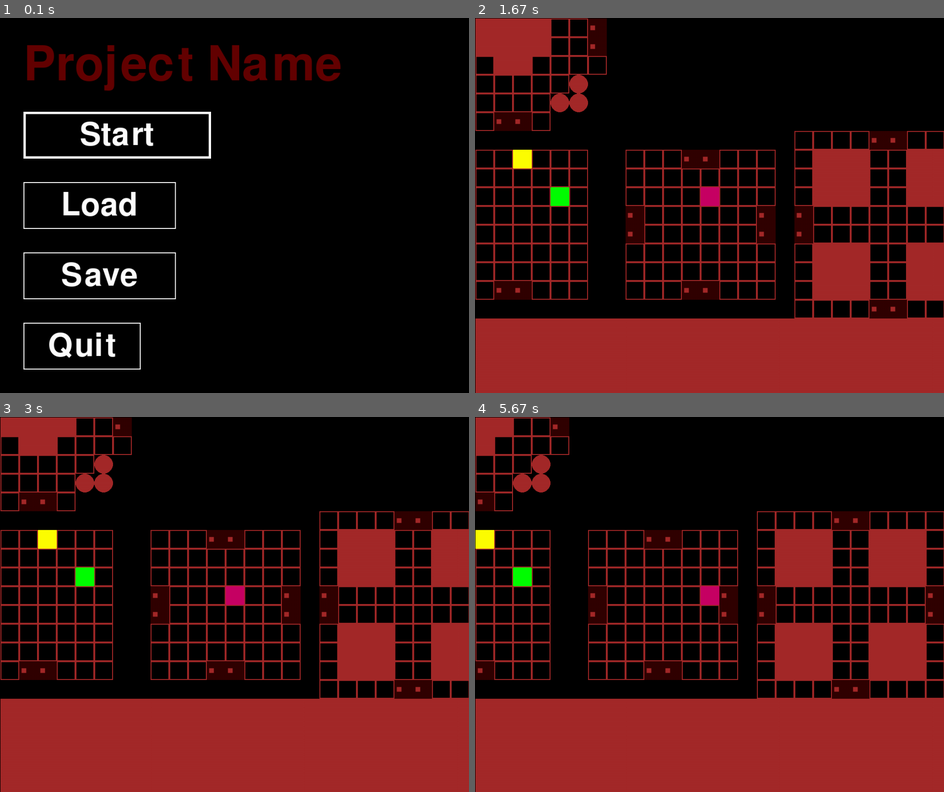
Above: before the commit, frames 1-4 (two rows, left to right).
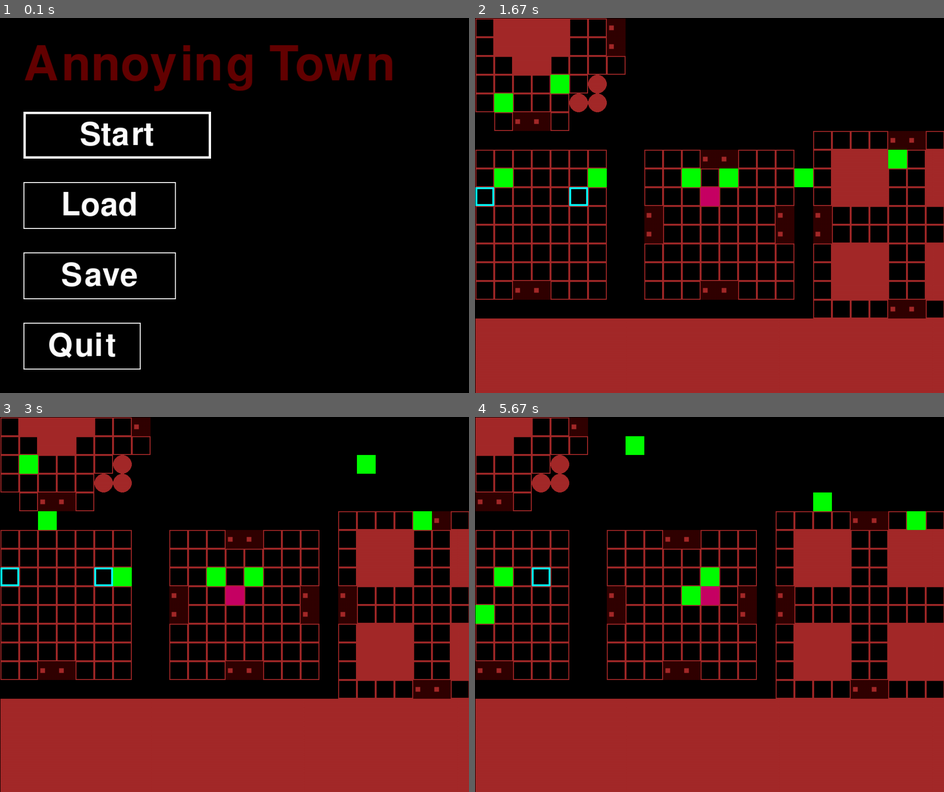
Above: after the commit, the same moments.

Repository: Kokande/PyGame-project
Game: pygame game, started from test.py
Two runs of this game, one before a commit and one after it. Both use one fixed random seed, a clock stepped at 60 frames per second and the inputs below.
Inputs (mouse positions are in pixels of both pictures, inside the frame that each line leads up to):
- Up to frame 1 (0.1 s): no input
- Up to frame 2 (1.67 s): click "Start" at 0.38 s; hold Right 0.67-1.13 s; move the mouse to (779, 74) at 0.7 s; hold Up 1.17-1.63 s; move the mouse to (765, 239) at 1.2 s
- Up to frame 3 (3 s): hold Right 1.67-2.13 s; hold Left 2.17-2.7 s; hold Down from 2.73 s (still down)
- Up to frame 4 (5.67 s): release Down at 3.03 s; hold Up 3.5-3.87 s; hold Right 3.9-4.53 s; hold Down 4.57-4.93 s; hold Right from 5.47 s (still down)

The runs differ from the first frame. In frame 1, 3.3% of the frame differs, in the area x 5-84%, y 7-20%; in frame 2, 14%, in the area x 0-97%, y 0-81%; in frame 3, 13%; in frame 4, 13%.

Commit message:
Full game, but with saves bug

Diff:
--- a/test.py
+++ b/test.py
@@ -1,13 +1,110 @@
 import pygame
 import random
 """
+Класс Сущности
+"""
+
+
+class Entity:
+    def __init__(self, pos, parent, standing_on='0', type_name=None):
+        self.pos = pos
+        self.parent = parent
+        self.type_name = type_name
+        self.pause = 0
+        self.standing_on = standing_on
+        self.visibles = dict()
+
+    def move_logic(self):
+        if self.type_name == 'Enemy':
+            visible = self.get_vision()
+            self.get_visible_objects(visible)
+            if self.visibles['player'] is None or\
+                    ((self.standing_on == '.' or self.standing_on == '0') and
+                     self.standing_on != self.parent.standing_on):
+                return random.sample(['UP', 'DOWN', 'LEFT', 'RIGHT'], 4)
+            else:
+                """
+                Простой алгоритм преследования игрока:)
+                """
+                if self.visibles['player'][0] < 0 and self.visibles['player'][1] > 0:
+                    return ['DOWN', 'LEFT', 'RIGHT', 'UP']
+                elif self.visibles['player'][0] > 0 and self.visibles['player'][1] < 0:
+                    return ['UP', 'RIGHT', 'LEFT', 'DOWN']
+                elif self.visibles['player'][0] > 0 and self.visibles['player'][1] > 0:
+                    return ['DOWN', 'RIGHT', 'LEFT', 'UP']
+                elif self.visibles['player'][0] < 0 and self.visibles['player'][1] < 0:
+                    return ['UP', 'LEFT', 'RIGHT', 'DOWN']
+                elif self.visibles['player'][0] == 0 and self.visibles['player'][1] > 0:
+                    return ['DOWN', 'LEFT', 'RIGHT', 'UP']
+                elif self.visibles['player'][0] == 0 and self.visibles['player'][1] < 0:
+                    return ['UP', 'LEFT', 'RIGHT', 'DOWN']
+                elif self.visibles['player'][0] < 0 and self.visibles['player'][1] == 0:
+                    return ['LEFT', 'UP', 'DOWN', 'RIGHT']
+                elif self.visibles['player'][0] > 0 and self.visibles['player'][1] == 0:
+                    return ['RIGHT', 'UP', 'DOWN', 'LEFT']
+
+    def move(self):
+        change = self.parent.game_map
+        decision = self.move_logic()
+        moved = False
+        new_coords = self.pos
+        directions = {'UP': (self.pos[0], self.pos[1] - 1),
+                      'DOWN': (self.pos[0], self.pos[1] + 1),
+                      'LEFT': (self.pos[0] - 1, self.pos[1]),
+                      'RIGHT': (self.pos[0] + 1, self.pos[1])}
+        if decision is not None:
+            for i in decision:
+                new_coords = directions[i]
+                if self.move_possible(new_coords):
+                    change[self.pos[1]][self.pos[0]] = self.standing_on
+                    self.pos = new_coords
+                    moved = True
+                    break
+        if moved:
+            self.standing_on = change[self.pos[1]][self.pos[0]]
+            change[self.pos[1]][self.pos[0]] = 'B' if self.type_name == 'Goal' else 'E'
+        return change
+
+    def move_possible(self, new_coords):
+        if 0 <= new_coords[0] < 10 * self.parent.map_size and \
+                0 <= new_coords[1] < 10 * self.parent.map_size and \
+                self.parent.game_map[new_coords[1]][new_coords[0]] in ['0', '1', '.'] and \
+                (self.parent.game_map[new_coords[1]][new_coords[0]] == '1' or
+                 self.standing_on == self.parent.game_map[new_coords[1]][new_coords[0]] or
+                 self.standing_on == '1'):
+            return True
+        return False
+
+    def get_vision(self):
+        radius = 6
+        return [[self.parent.game_map[i][k] if 0 <= k < self.parent.map_size * 10 else '*'
+                for k in range(self.pos[0] - radius, self.pos[0] + radius + 1)]
+                if 0 <= i < self.parent.map_size * 10 else list('*' * radius * 2 + '*')
+                for i in range(self.pos[1] - radius, self.pos[1] + radius + 1)]
+
+    def get_visible_objects(self, vision):
+        self.visibles = {'player': None, 'goals': []}
+        for i in range(13):
+            for k in range(13):
+                if vision[k][i] not in ['.', '0', '1', '*']:
+                    if vision[k][i] == 'P':
+                        self.visibles['player'] = (i - 6, k - 6)
+
+    def on_iter(self):
+        if self.pause == 0:
+            self.pause = 5
+            return self.move()
+        else:
+            self.pause -= 1
+            return self.parent.game_map
+
+    def interaction(self):
+        pass
+
+
+"""
 Класс кнопки
 """
-
-
-class Enemy:
-    def __init__(self):
-        pass
 
 
 class Button:
@@ -68,7 +165,7 @@
 
 
 """
-Сама игра
+Класс приложения игры
 """
 
 
@@ -84,13 +181,17 @@
     """
     class Game:
         def __init__(self, parent, map_size=3, current_lvl=1,
-                     player_pos=(-1, -1), standing_on='0', game_map=None, new=True):
+                     player_pos=(-1, -1), standing_on='0', game_map=None,
+                     new=True, entities=None, chest=(0, 0)):
+            self.entities = {'enemies': []}
             self.parent = parent
             self.map_size = map_size
             self.current_lvl = current_lvl
+            self.chest = chest
             self.map_draft = {0: [['.' for i in range(10)] for i in range(10)]}
             if game_map is None:
-                self.game_map = [[0 for k in range(self.map_size)] for i in range(self.map_size)]
+                self.game_map = [[0 for k in range(self.map_size)]
+                                 for i in range(self.map_size)]
             else:
                 self.game_map = game_map
             self.player_pos = player_pos
@@ -98,8 +199,13 @@
             self.extract_draftables()
             if new:
                 self.map_generator()
+            if entities is None:
+                self.find_objects()
+            else:
+                self.entities['enemies'].extend(entities)
 
         def render(self):
+            self.entities_move()
             step = 40
             visible = [[self.game_map[i][k]
                         if 0 <= k < self.map_size * 10
@@ -140,6 +246,14 @@
                     elif tile == 'C':
                         pygame.draw.rect(self.parent.display, pygame.Color('yellow'),
                                          (x, y, step, step))
+                    elif tile == 'B':
+                        pygame.draw.rect(self.parent.display, pygame.Color('cyan'),
+                                         (x, y, step, step), 4)
+
+        def entities_move(self):
+            for i in self.entities:
+                for k in self.entities[i]:
+                    self.game_map = k.on_iter()
 
         def mouse_pressed(self, mouse):
             pass
@@ -188,6 +302,8 @@
                 self.standing_on == self.game_map[new_coords[1]][new_coords[0]] or
                self.standing_on == '1'):
                 return True
+            elif new_coords == self.chest:
+                self.victory()
             return False
 
         def extract_draftables(self):
@@ -208,9 +324,9 @@
                 for k in range(self.map_size):
                     if i * self.map_size + k + 1 in coord_seq:
                         self.game_map[i][k] = generator[i * self.map_size + k + 1]
-            self.map_constructor()
-
-        def map_constructor(self):
+            self.game_constructor()
+
+        def game_constructor(self):
             map_rows = [[] for i in range(10 * self.map_size)]
             for i in range(self.map_size):
                 for k in range(self.map_size):
@@ -219,6 +335,34 @@
                         if self.game_map[i][k] == 1 and j == 4:
                             self.player_pos = (k * 10 + 4, i * 10 + j)
             self.game_map = map_rows
+            broke = False
+            en = 10
+            for i in random.sample(range(self.map_size * 10), self.map_size * 10):
+                if broke:
+                    break
+                if '0' in self.game_map[i]:
+                    for k in random.sample(range(self.map_size * 10), self.map_size * 10):
+                        if self.game_map[i][k] == '0' and not broke:
+                            self.game_map[i][k] = 'C'
+                            self.chest = (k, i)
+                            broke = True
+                        elif self.game_map[i][k] == '.' and en > 0:
+                            en -= 1
+                            self.game_map[i][k] = 'E'
+                            self.entities['enemies'].append(Entity((k, i), self,
+                                                                   type_name='Enemy',
+                                                                   standing_on='.'))
+
+        def find_objects(self):
+            for i in range(self.map_size * 10):
+                for k in range(self.map_size * 10):
+                    if self.game_map[k][i] not in ['.', '0', '1', 'P']:
+                        if self.game_map[k][i] == 'E':
+                            self.entities['enemies'].append(Entity((i, k), self,
+                                                                   type_name='Enemy'))
+
+        def victory(self):
+            self.parent.change_screen(self.parent.Victory(self.parent))
     """
     Класс меню игры
     """
@@ -242,7 +386,7 @@
 
         def render(self):
             self.parent.display.blit(pygame.font.Font(None,
-                                                      150).render("Project Name", 80,
+                                                      150).render("Annoying Town", 80,
                                                                   (100, 0, 0)), (50, 50))
             for i in self.objects:
                 for k in self.objects[i]:
@@ -263,6 +407,28 @@
             for i in self.objects:
                 for k in self.objects[i]:
                     k.mouse_down_track(mouse)
+
+    """
+    Победное окно
+    """
+
+    class Victory:
+        def __init__(self, parent):
+            self.parent = parent
+
+        def render(self):
+            self.parent.display.blit(pygame.font.Font(None,
+                                                      150).render("Победа!", 80,
+                                                                  (100, 0, 0)), (50, 50))
+
+        def mouse_move(self, mouse):
+            pass
+
+        def key_pressed(self, key):
+            pass
+
+        def mouse_pressed(self, mouse):
+            pass
 
     """
     Методы класса Game
@@ -274,10 +440,16 @@
         current_lvl = int(file.pop(0).rstrip())
         player_pos = tuple([int(i) for i in file.pop(0).rstrip()[1:-1].split(', ')])
         standing_on = file.pop(0).rstrip()
+        enemies = []
+        e_d = file.pop(0).rstrip().split()
+        for i in range(0, len(e_d), 3):
+            enemies.append(Entity(tuple([int(k)
+                                         for k in [e_d[i][1:-1], e_d[i + 1][:-1]]]),
+                                  self.game, standing_on=e_d[i + 2]))
         game_map = [i.rstrip().split() for i in file]
         self.game = self.Game(self, map_size=map_size, current_lvl=current_lvl,
                               player_pos=player_pos, standing_on=standing_on,
-                              game_map=game_map, new=False)
+                              game_map=game_map, new=False, entities=enemies)
         if type(self.screen) == Game.Menu:
             self.screen.objects['buttons'][0].set_act(self.change_screen,
                                                       value=self.game)
@@ -288,6 +460,9 @@
                        str(self.game.current_lvl) + '\n' +
                        str(self.game.player_pos) + '\n' +
                        self.game.standing_on + '\n')
+            for i in self.game.entities['enemies']:
+                save.write(str(i.pos) + ' ' + i.standing_on + ' ')
+            save.write('\n')
             for i in self.game.game_map:
                 save.write(' '.join(i) + '\n')
 
@@ -310,9 +485,6 @@
         else:
             self.mouse_down = False
             self.screen.mouse_pressed(mouse)
-
-    def get_screen_obj_info(self):
-        pass
 
     def mouse_moved(self, mouse):
         self.screen.mouse_moved(mouse)
Not shown, changed: draft.dat
